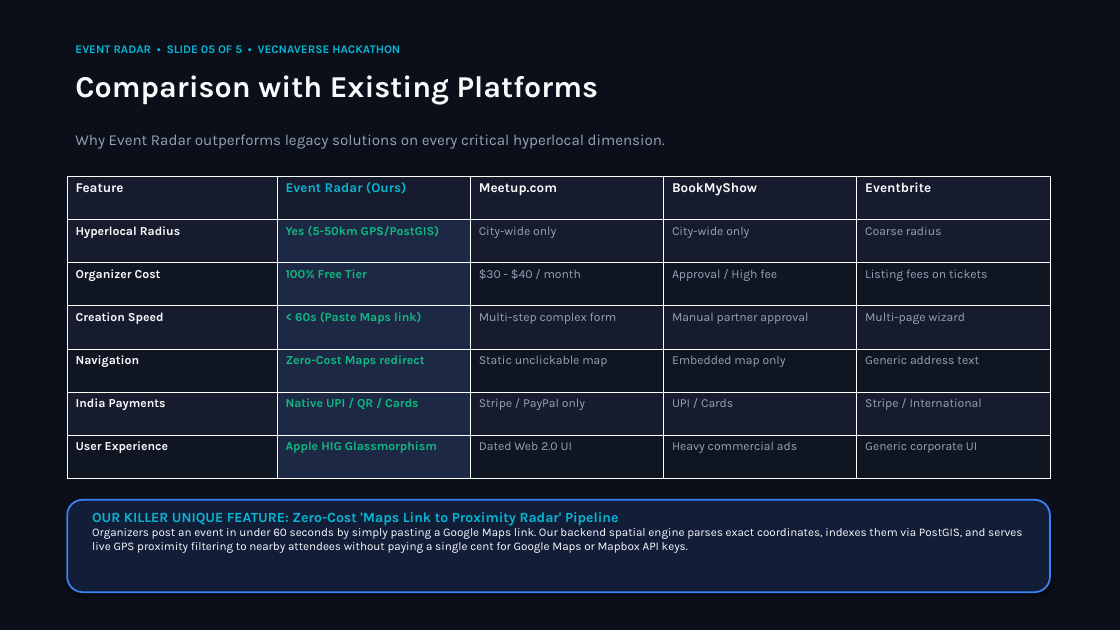
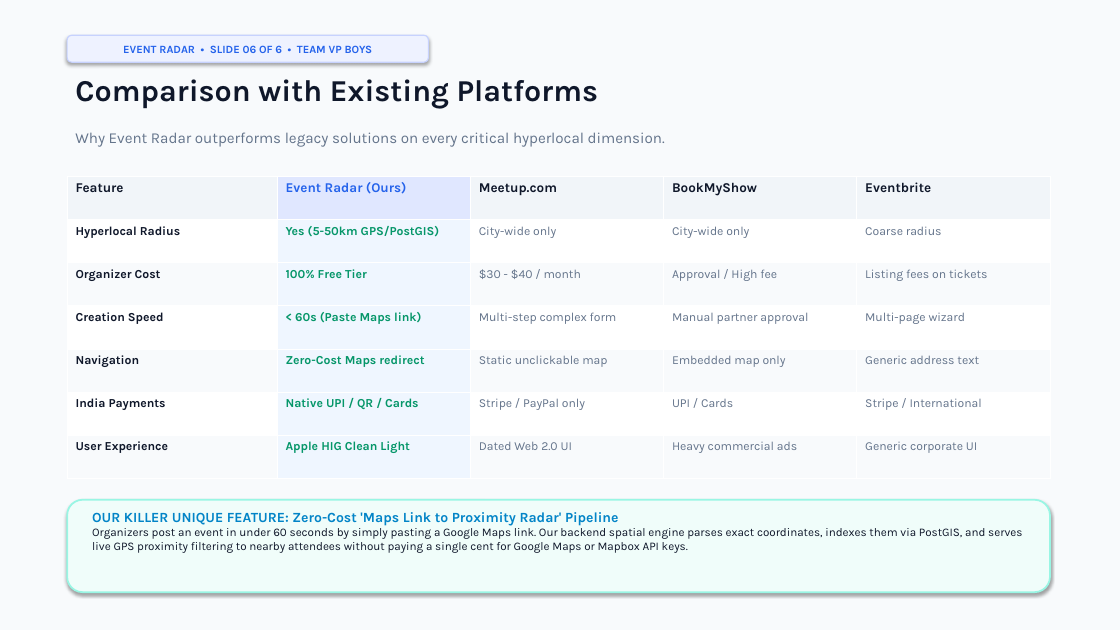
Before and after one commit to Shivanand-Varpe/GeoGuild, a slide deck: slide 6 of EventRadar_Presentation.pptx (slide 5 before the commit). Drawn at 1120x630 pixels with LibreOffice and Linux fonts; fonts in the diff are those of the drawing. Boxes give left, top, right and bottom in pixels: in the first picture for what was removed or moved away, otherwise in the second. Text is boxed around its words. In the diff, an @@ line names an element or a change of style, - is before the commit and + after.

Commit message:
Update official hackathon deck to 6-slide structure with Team VP Boys profile, GitHub and video links

```diff
--- a/EventRadar_Presentation.pptx
+++ b/EventRadar_Presentation.pptx
@@ background #0B0F19 to #F8FAFC @@
@@ rounded rectangle added at (67, 35, 429, 62), fill #EEF2FF, outline #C7D2FE 1 pt, 9.5 pt, text #2563EB, bold @@
+EVENT RADAR • SLIDE 06 OF 6 • TEAM VP BOYS
@@ text removed at (75, 45, 400, 53) @@
-EVENT RADAR • SLIDE 05 OF 5 • VECNAVERSE HACKATHON
@@ text "Comparison with Existing Platforms" at (75, 79, 599, 109): text colour #F8FAFC to #0F172A @@
@@ text "Why Event Radar outperforms legacy ..." at (75, 132, 665, 147): text colour #94A3B8 to #64748B @@
@@ table at (67, 176, 1050, 479) @@
-row 7, column 2: Apple HIG Glassmorphism
+row 7, column 2: Apple HIG Clean Light
@@ fill #161C2D to #F1F5F9 in 4 cells @@
@@ fill #161C2D to #E0E7FF in row 1, column 2 @@
@@ fill #161C2D to #FFFFFF in 12 cells @@
@@ fill #1C2844 to #EFF6FF in 6 cells @@
@@ fill #101522 to #F8FAFC in 12 cells @@
@@ text colour #F8FAFC to #0F172A in "Feature", "Meetup.com", "BookMyShow", "Eventbrite" and 6 more places @@
@@ text colour #06B6D4 to #2563EB in "Event Radar (Ours)" @@
@@ text colour #10B981 to #059669 in "Yes (5-50km GPS/PostGIS)", "100% Free Tier", "< 60s (Paste Maps link)", "Zero-Cost Maps redirect" and 1 more places @@
@@ text colour #94A3B8 to #64748B in "City-wide only", "City-wide only", "Coarse radius", "$30 - $40 / month" and 14 more places @@
@@ rounded rectangle at (67, 500, 1050, 592): fill #121E38 to #F0FDFA; outline #3B82F6 1.5 pt to #99F6E4 1.5 pt @@
@@ text "OUR KILLER UNIQUE FEATURE: Zero-Cost ..." at (92, 512, 1022, 553): text colour #06B6D4 to #0284C7 in "OUR KILLER UNIQUE FEATURE: Zero-Cost 'Maps Link ..."; text colour #F8FAFC to #0F172A in "Organizers post an event in under 60 ..." @@
```
Also in this commit, not shown: 4 other slides changed, 1 slide added, 4 other files.
